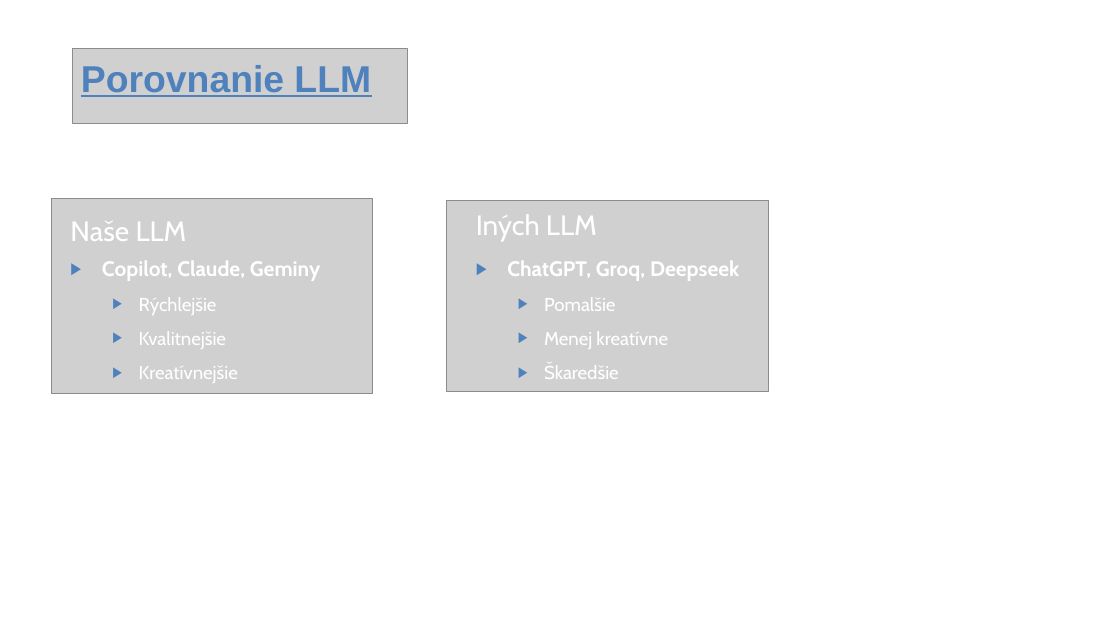
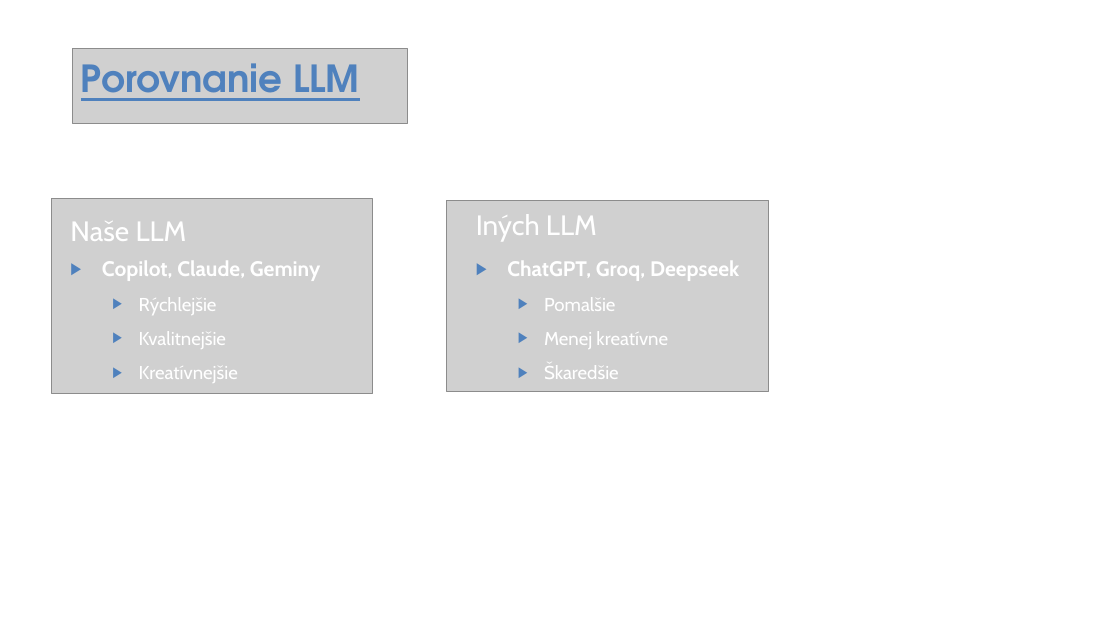
Before and after one commit to Matus49/Meteorological_project, a slide deck: slide 11 of OmniSense.odp. Drawn at 1120x630 pixels with LibreOffice and Linux fonts; fonts in the diff are those of the drawing; grey boxes stand for pictures; background and template pictures are left out; a plain dark background stands for a picture behind light text. Boxes give left, top, right and bottom in pixels: in the first picture for what was removed or moved away, otherwise in the second. Text is boxed around its words. In the diff, an @@ line names an element or a change of style, - is before the commit and + after.

```diff
--- a/OmniSense.odp
+++ b/OmniSense.odp
@@ title "Porovnanie LLM" at (81,63,359,101): font Arial to TeX Gyre Adventor @@
```
Also in this commit, not shown: 11 other slides changed.
